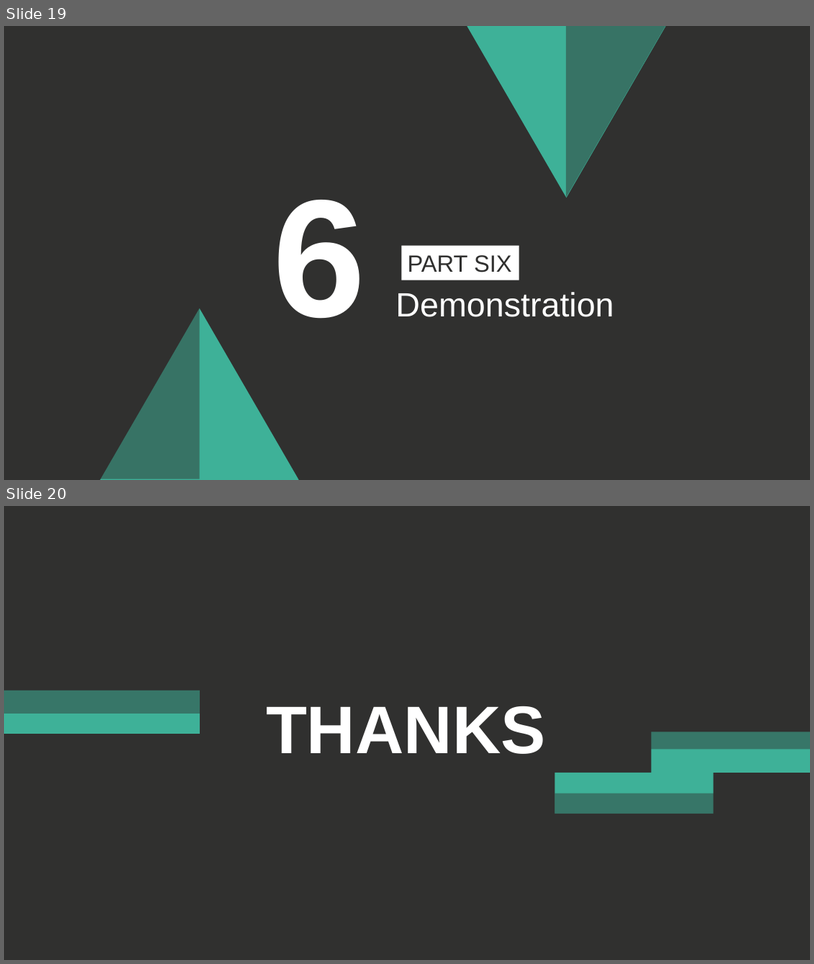
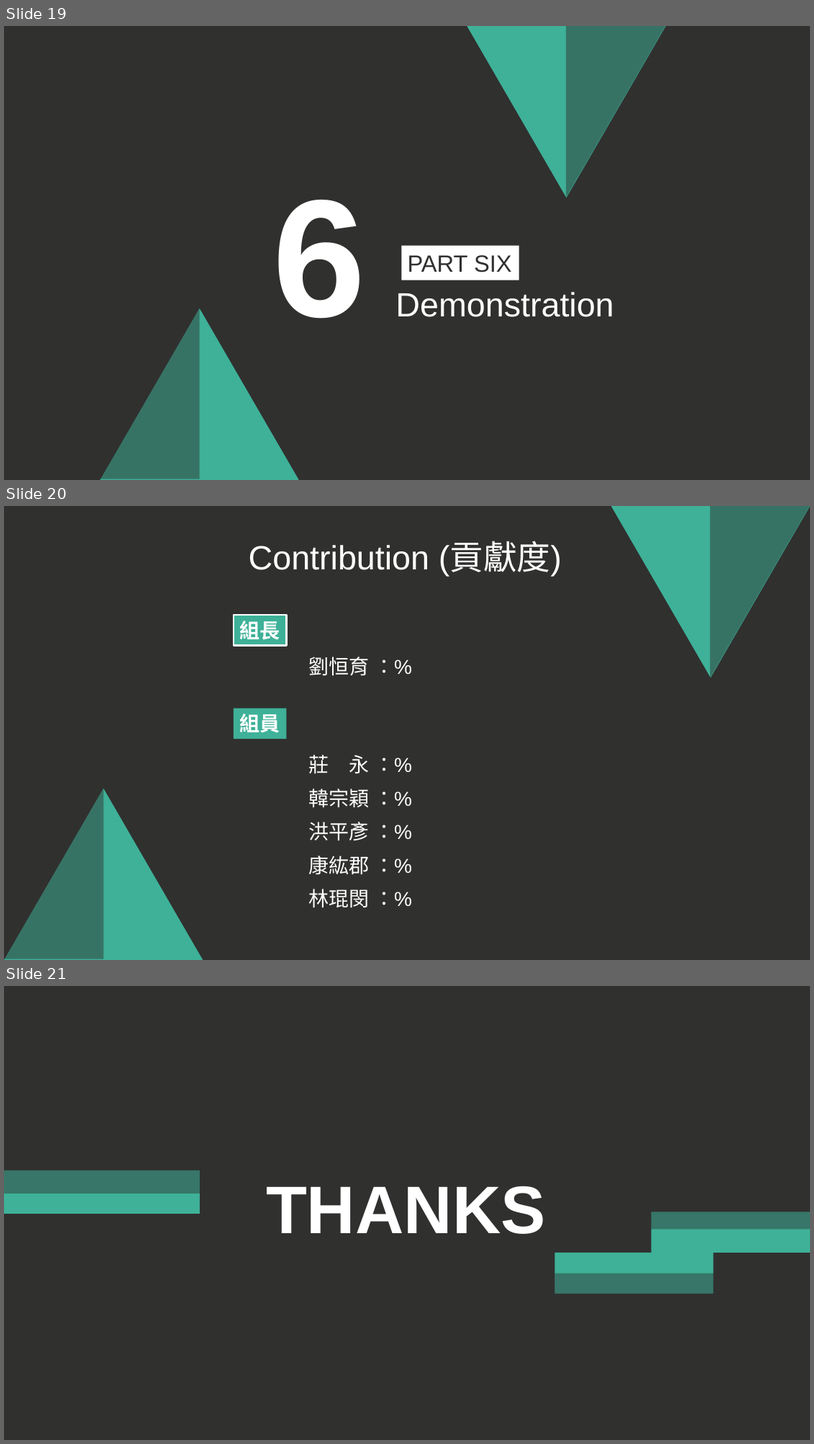
Before and after one commit to 13urgerKing/109-1DBMS, a slide deck: 109-1資料庫系統報告.pptx. Shown one above the other, each under a label of ours: slides 19 and 20 before the commit, slides 19, 20 and 21 after it. The pictures are 814x964 and 814x1444 pixels, drawn with LibreOffice and Linux fonts; fonts in the diff are those of the drawing. Boxes give left, top, right and bottom in pixels: in the first picture for what was removed or moved away, otherwise in the second. Text is boxed around its words. In the diff, an @@ line names an element or a change of style, - is before the commit and + after.

Commit message:
Update Final Report PPT.

```diff
--- a/109-1資料庫系統報告.pptx
+++ b/109-1資料庫系統報告.pptx
@@ slide 20 added at box(4, 506, 810, 960), background #30302F @@
@@ triangle added at box(612, 506, 810, 678), fill #3EB198 @@
@@ right triangle added at box(710, 506, 810, 678), fill #30302F at 48% opacity @@
@@ text added at box(249, 543, 562, 576), 40 pt, text #FFFFFF @@
+Contribution (貢獻度)
@@ rectangle added at box(234, 615, 287, 645), fill #3EB198, outline #FFFFFF 2.25 pt, 24 pt, text #FFFFFF, bold @@
+組長
@@ text added at box(309, 656, 370, 676), 24 pt, text #FFFFFF @@
+劉恒育 ：%
@@ rectangle added at box(234, 708, 287, 739), fill #3EB198, 24 pt, text #FFFFFF, bold @@
+組員
@@ text added at box(309, 754, 370, 774), 24 pt, text #FFFFFF @@
+莊 永 ：%
@@ triangle added at box(4, 788, 203, 960), fill #3EB198 @@
@@ right triangle added at box(4, 787, 103, 959), fill #30302F at 48% opacity @@
@@ text added at box(309, 788, 370, 808), 24 pt, text #FFFFFF @@
+韓宗穎 ：%
@@ text added at box(309, 821, 370, 841), 24 pt, text #FFFFFF @@
+洪平彥 ：%
@@ text added at box(309, 855, 370, 875), 24 pt, text #FFFFFF @@
+康紘郡 ：%
@@ text added at box(309, 888, 370, 908), 24 pt, text #FFFFFF @@
+林琨閔 ：%
@@ what was slide 20 is now slide 21 @@
```
